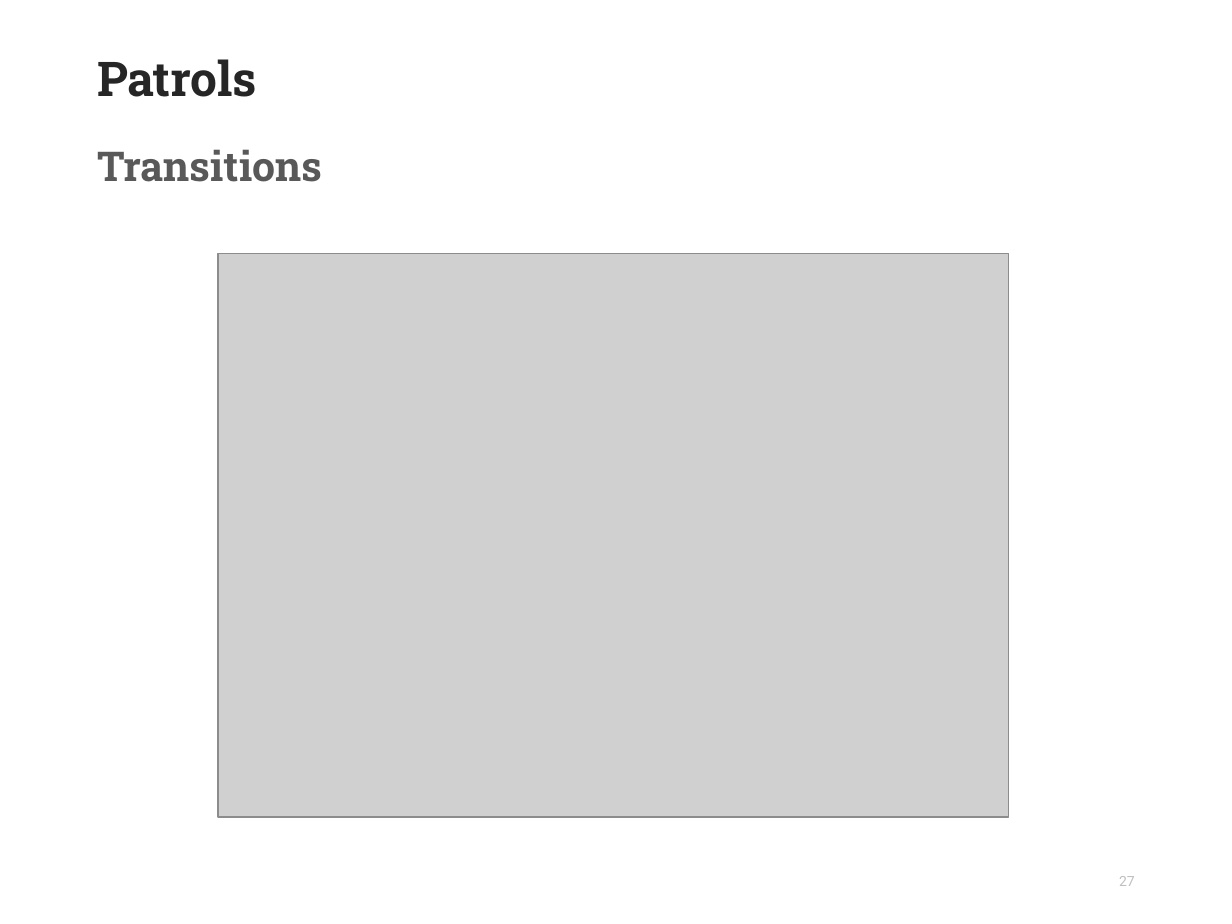
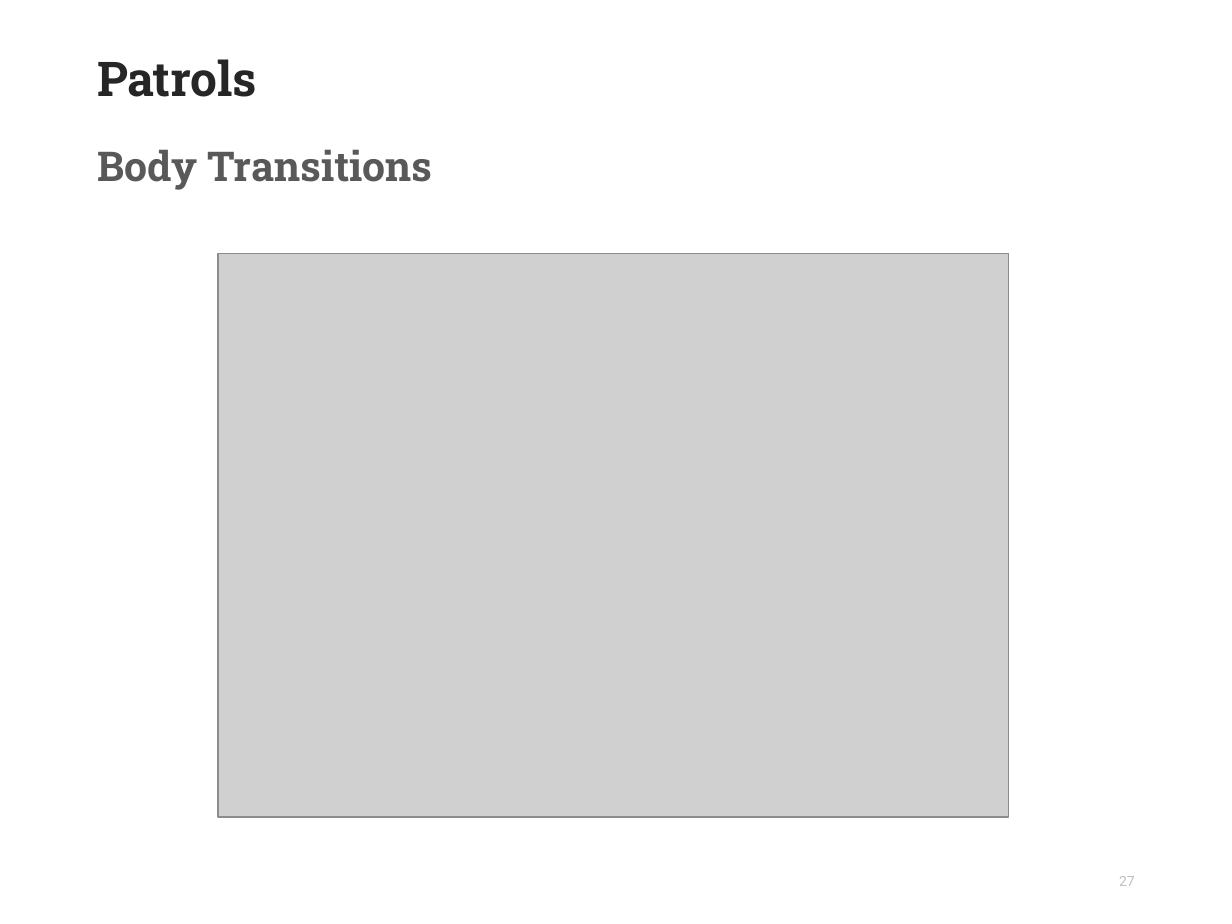
Before and after one commit to inkeaton/TakeThemOut, a slide deck: slide 27 of S4965918_SDAI_NLP_Slides.odp. Drawn at 1232x924 pixels with LibreOffice and Linux fonts; fonts in the diff are those of the drawing; grey boxes stand for pictures; background and template pictures are left out. Boxes give left, top, right and bottom in pixels: in the first picture for what was removed or moved away, otherwise in the second. Text is boxed around its words. In the diff, an @@ line names an element or a change of style, - is before the commit and + after.

```diff
--- a/S4965918_SDAI_NLP_Slides.odp
+++ b/S4965918_SDAI_NLP_Slides.odp
@@ text at [97, 149, 433, 190]: text changed @@
-Transitions
+Body Transitions
```
Also in this commit, not shown: 2 other slides changed, 24 slides added, 9 slides removed, 2 other files.
